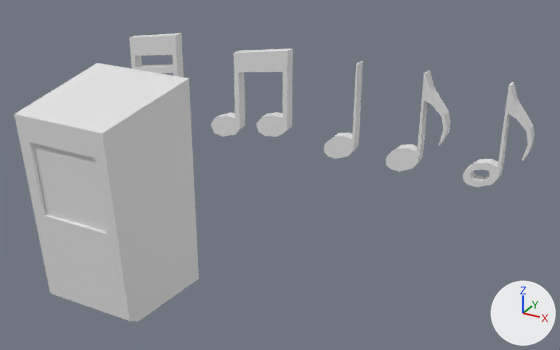
What one commit did to the Blender file Working Files/Blender/MusicNotes.blend.
Both versions are drawn from a 50 mm camera at (8.42, -17.92, 5.66) aimed at (0.89, -4.23, -1.19). The lights are fixed; the arrows at lower right show +X, +Y and +Z.

The older version as bpy lines, for what is in view:
```python
me_cube_002 = bpy.data.meshes.new('Cube.002')
me_cube_002.from_pydata(...)  # 66 vertices, 66 faces; spans x -2.34..1.09, y -1.0..1.0, z -7.58..0.97
me_cube_005 = bpy.data.meshes.new('Cube.005')
me_cube_005.from_pydata(...)  # 36 vertices, 35 faces; spans x -34.9..1.0, y -1.0..1.0, z -1.0..1.0
me_cube_006 = bpy.data.meshes.new('Cube.006')
me_cube_006.from_pydata(...)  # 112 vertices, 95 faces; spans x -1.0..1.0, y -1.12..1.0, z -1.0..0.95
ob_cube = bpy.data.objects.new('Cube', me_cube_006)
ob_cube.location = (0.0, -8.6, 0.0)
ob_cube.scale = (1.0, 1.0, 2.0)
ob_doublenote = bpy.data.objects.new('DoubleNote', me_cube_002)
ob_doublenote.location = (-1.98, 0.0, 0.0)
ob_doublenote.rotation_euler = (0.0, -0.142, 0.0)  # degrees (0, -8.1, 0)
ob_doublenote.scale = (0.838, 0.15, 0.291)
ob_singlenotenotail = bpy.data.objects.new('SingleNoteNoTail', me_cube_005)
ob_singlenotenotail.location = (0.88, 0.0, -1.03)
ob_singlenotenotail.scale = (0.0253, 0.15, 1.35)
# also in view: 'DoubleDoubleNote' at (-6.02, 0.0, -1.0); 'SignleNote' at (2.56, 0.0, -1.03); 'SingleNoteEmpty' at (4.62, 0.0, -1.03)
```
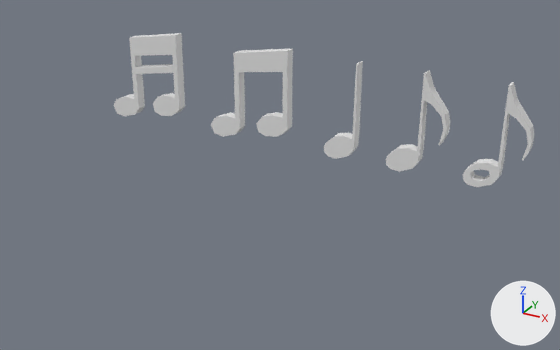
What the commit changed:
Object 'Cube' (ob_cube) is deleted.

What differs and where, as boxes [x1, y1, x2, y2] in the pictures (560 x 350 px):
'Cube', deleted
    before: [14, 63, 199, 321]
